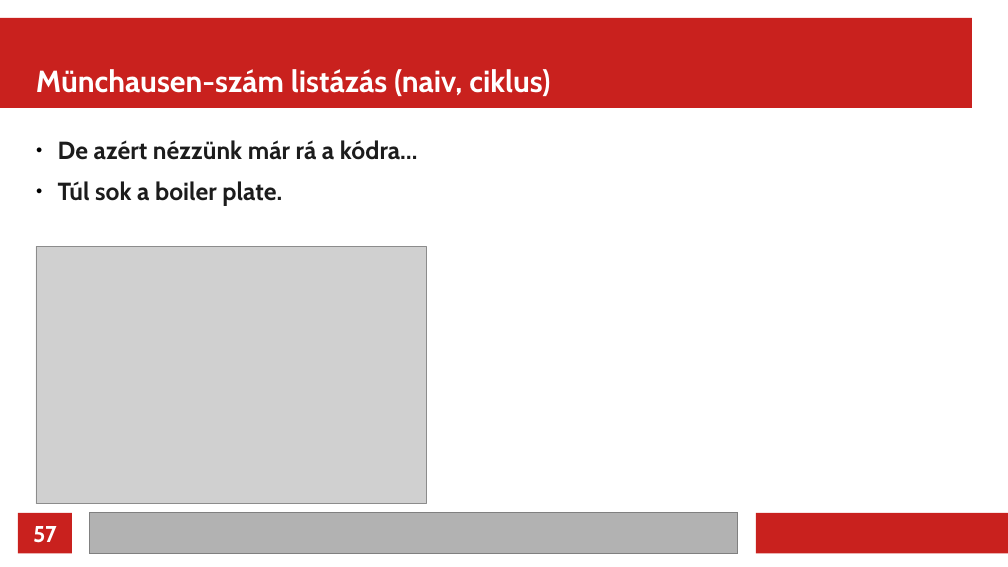
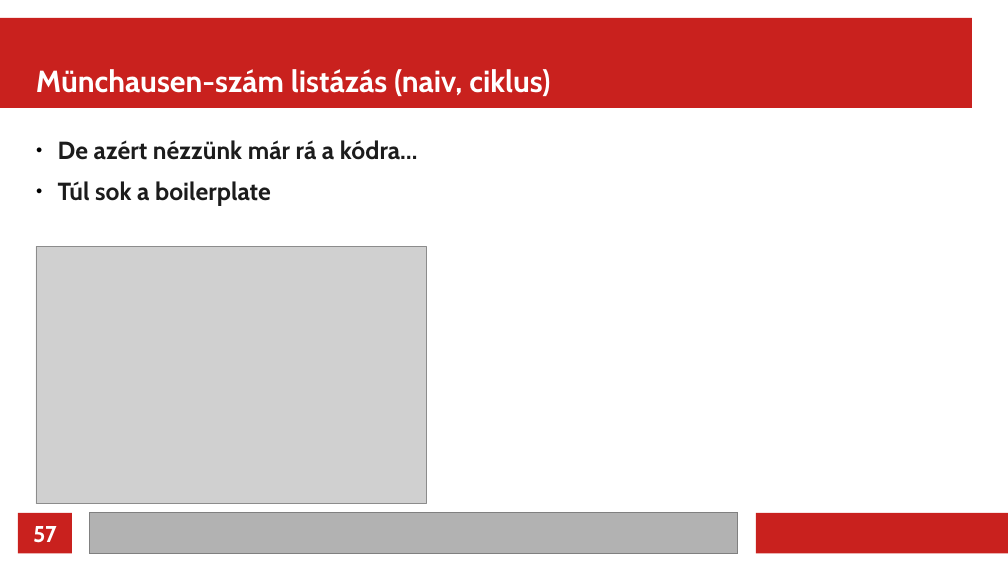
Before and after one commit to rkeeves/munchausen, a slide deck: slide 57 of presentation/munchausen_basic.odp. Drawn at 1008x567 pixels with LibreOffice and Linux fonts; fonts in the diff are those of the drawing; grey boxes stand for pictures. Boxes give left, top, right and bottom in pixels: in the first picture for what was removed or moved away, otherwise in the second. Text is boxed around its words. In the diff, an @@ line names an element or a change of style, - is before the commit and + after.

Commit message:
Grammar and content formatting fixes

```diff
--- a/presentation/munchausen_basic.odp
+++ b/presentation/munchausen_basic.odp
@@ text at bbox=[58, 181, 271, 205]: text changed @@
-● Túl sok a boiler plate.
+● Túl sok a boilerplate
```
Also in this commit, not shown: 11 other slides changed.
